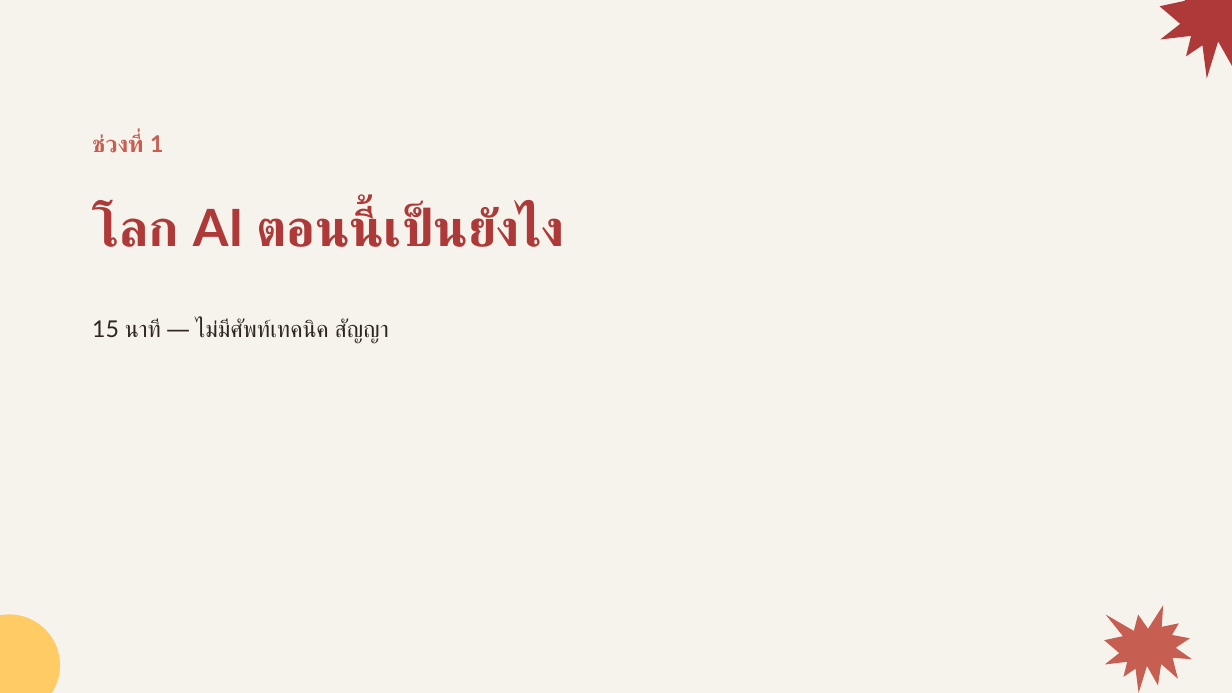
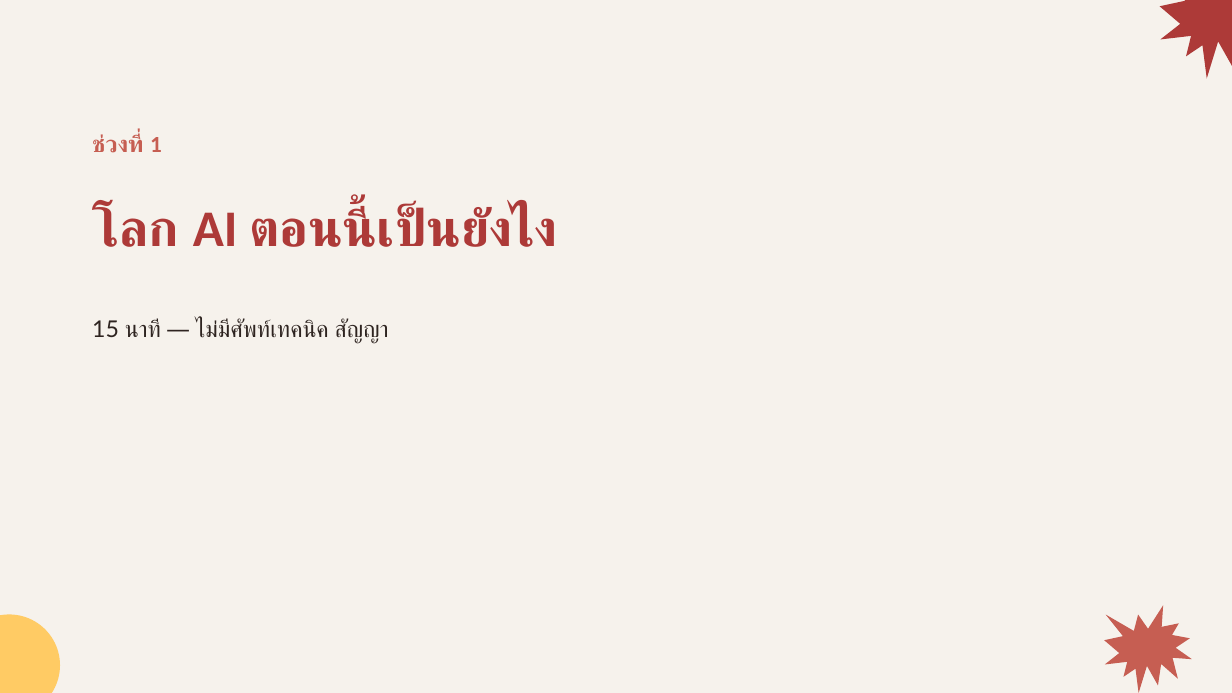
Before and after one commit to Bossjukkaphan/sookkaya-dashboard, a slide deck: slide 3 of claude-course/slides.pptx. Drawn at 1232x693 pixels with LibreOffice and Linux fonts; fonts in the diff are those of the drawing. Boxes give left, top, right and bottom in pixels: in the first picture for what was removed or moved away, otherwise in the second. Text is boxed around its words. In the diff, an @@ line names an element or a change of style, - is before the commit and + after.

```diff
--- a/claude-course/slides.pptx
+++ b/claude-course/slides.pptx
@@ text "ช่วงที่ 1" at box(92, 134, 162, 153): font Lato to Calibri @@
@@ text "โลก AI ตอนนี้เป็นยังไง" at box(92, 207, 558, 247): font Lato to Calibri @@
```
Also in this commit, not shown: 14 other slides changed, 8 other files.
